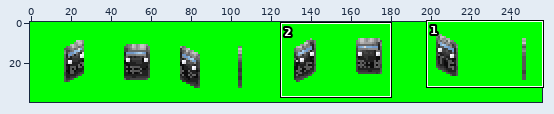
A sprite sheet gets an edit: Resources/SoldiersAndArmors/RiotArmor/HandRiotShield.png. The picture above shows the old version from afar; the outline marks the close-up.
Close-up. Earlier state:
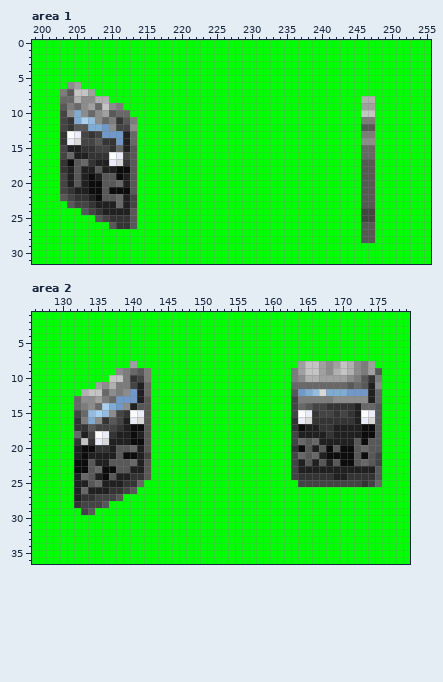
The file is 256x40 pixels. Shown: area 1: x 199..255, y 0..31; area 2: x 126..179, y 1..36. The commit also changed other parts of the picture, which this record leaves out.
Once edited:
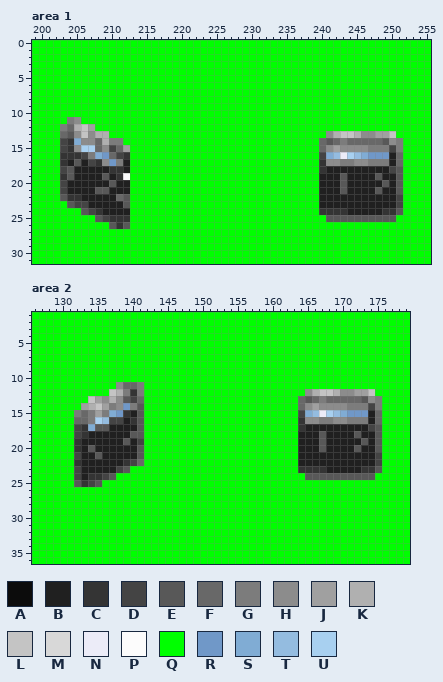
Palette (. is transparent): A #0c0c0c  B #202020  C #343434  D #444444  E #585858  F #686868  G #7c7c7c  H #8c8c8c  J #a0a0a0  K #b0b0b0  L #c4c4c4  M #d8d8d8  N #ececf8  P #fcfcfc  Q #00ff00  R #7098c8  S #80acd4  T #94bce0  U #a8d0f0
The edit:
Changed rows in their new state; - is an unchanged pixel.
Area 1:
first column x 203:
 6 -QQ----------------------------------------------
 7 QQQQQ--------------------------------------------
 8 QQQQQQQ------------------------------------QQ----
 9 QQQQQQQQQ----------------------------------QQ----
10 QQQQQQQQQQ---------------------------------QQ----
11 QGHQQQQQQQQ--------------------------------QQ----
12 GFKLJQQQQQQ--------------------------------QQ----
13 FEHLHKKQQQQ---------------------------HKLLKHHJJL-
14 DCSHHFKGGQQ--------------------------FEFGFFFFFEHG
15 -CHUUFHD-JQ--------------------------FHJHHHHGGGDG
16 CCCDGSRFDCQ--------------------------DSTNUTSRRRBF
17 -B-BDCHRGBQ--------------------------CHHGGHHGGGBF
18 DEB--B-CCBQ--------------------------CBBBBBBBBBDE
19 CEB-B--BCPQ--------------------------BBBEBBBBEBBE
20 --B-BBB-B-Q--------------------------BBBEBBBBBEBE
21 -B--BE-BBBQ--------------------------BBBEBBBBEBBE
22 -C-B-BBB-EQ--------------------------BBBBBBBBBBBD
23 ----B---BEQ--------------------------BBBBBBBBBBBD
24 ----------Q--------------------------CCCCBBBBBCCE
25 ----------Q---------------------------EEEEEEEEEE-
26 ---------EQ--------------------------------QQ----
27 -------------------------------------------QQ----
28 -------------------------------------------QQ----
Area 2:
first column x 132:
 8 --------Q-----------------------QQQQQQQQQQQ-
 9 ------QQQQQ--------------------QQQQQQQQQQQQQ
10 -----QQQQQQ--------------------QQQQQQQQQQQQQ
11 ---QQQHFFGQ--------------------QQQQQQQQQQQQQ
12 -QQQQLKGCGQ--------------------QQHKLLKHHJJLQ
13 QQL-HKHEDFQ--------------------QFEF-FFFFFEHG
14 QJKLJGHRG-Q--------------------Q-HJHHHHGGGDG
15 G-GJGSR-BEQ--------------------QDSTNUTSRRRBF
16 FFGUTD--CEQ--------------------QCHHGGHHGGGBF
17 D-SEEBB-BEQ--------------------QC--BB----BD-
18 DCBBBB--EEQ--------------------Q---EB---EBB-
19 -BBBB--EBDQ--------------------QBBBE----BEB-
20 CBEBB-BBBEQ--------------------QBB--BBBB-BB-
21 DB-E--BBBEQ--------------------QBBB-BBBBBBB-
22 CBB--BBCDFQ--------------------Q-B-B-BBBBBB-
23 DBBBBBD-QQQ--------------------QCCCC-----CC-
24 DBCCD-QQQQQ--------------------QQEEEEEEEEEEQ
25 ECDEQQQQQQ----------------------QQQQQQQQQQQQ
26 QQQQQQQQQ-----------------------------------
27 QQQQQQQ-------------------------------------
28 QQQQQ---------------------------------------
29 -QQ-----------------------------------------
Pixel boxes of the changes (left, top, right, bottom) in both close-ups:
changed: (60, 82, 137, 229)
changed: (319, 96, 403, 243)
changed: (74, 361, 151, 515)
changed: (291, 361, 382, 487)
